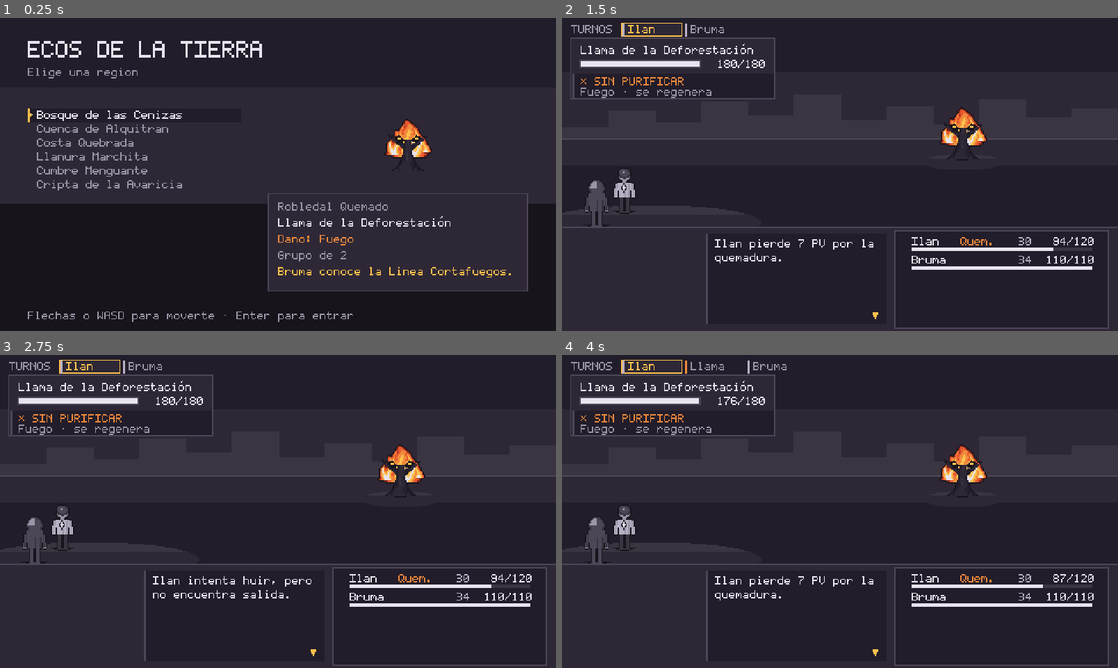
Above: before the commit, frames 1-4 (two rows, left to right).
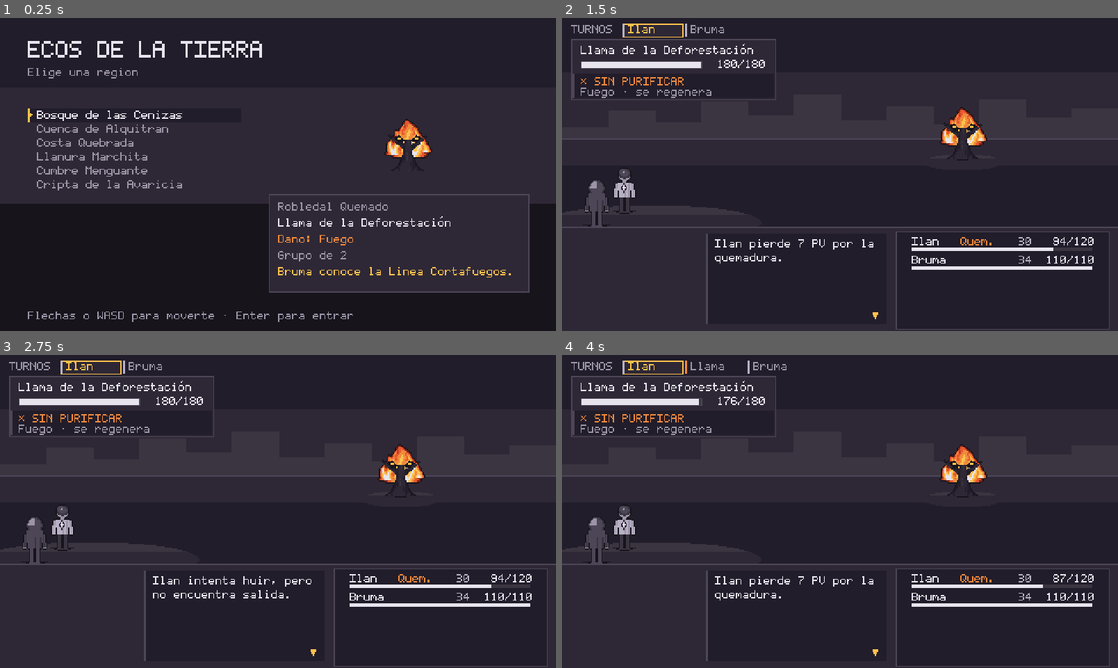
Above: after the commit, the same moments.

Repository: diarpicu2022-commits/ecos-de-la-tierra
Game: Godot game, scene res://scenes/main.tscn
Two runs of this game, one before a commit and one after it. Both use one fixed random seed, a clock stepped at 60 frames per second and the inputs below.
Inputs (mouse positions are in pixels of both pictures, inside the frame that each line leads up to):
- Up to frame 1 (0.25 s): no input
- Up to frame 2 (1.5 s): tap Enter (confirm) at 0.5, 1.35 s; move the mouse to (962, 158) at 0.52 s; hold W (move_up) 0.53-1.28 s; hold Enter (confirm) 0.53-1.28 s; click (962, 158) at 0.67 s; move the mouse to (728, 190) at 1.27 s; hold S (move_down) from 1.28 s (still down)
- Up to frame 3 (2.75 s): tap Enter (confirm) at 2 s; move the mouse to (333, 442) at 2.02 s; release S (move_down) at 2.03 s; hold W (move_up) from 2.03 s (still down); hold Enter (confirm) from 2.03 s (still down)
- Up to frame 4 (4 s): move the mouse to (812, 574) at 2.77 s; release Enter (confirm) at 2.78 s; tap Enter (confirm) at 2.85, 3.5 s; click (812, 574) at 2.92 s; move the mouse to (1006, 558) at 3.52 s; release W (move_up) at 3.53 s; hold S (move_down) from 3.53 s (still down); hold Enter (confirm) from 3.53 s (still down)

The runs differ from the first frame. In frame 1, 0.9% of the frame differs, in the area x 48-96%, y 56-88%; in frame 2, 2.0%, in the area x 1-99%, y 1-100%; in frame 3, 2.0%; in frame 4, 2.0%.

Commit message:
Firma el contrato «Vereda» y añade los tokens del mundo
Fases 1 a 4 del anexo de exploración y el paso 1 de la fase 5. La exploración
estaba expresamente fuera del contrato de la batalla, así que abre contrato
propio, heredando la identidad «Ceniza y Brasa».

Dirección elegida por el usuario: mundo contiguo con cámara viva, encuentros
visibles en el mapa y purificación que abre paso y devuelve fauna. Con cámara
libre el encuadre lo decide el jugador, así que la señalización del daño tiene
que leerse en cualquier recorte: sube a cláusula del contrato, no queda como
nota al pie.

Tres decisiones que salen de la investigación y no de la preferencia:

- Caminar no se anima. Es la acción de teclado más repetida del juego y
  amortiguarla la vuelve lenta. El techo de 300 ms del contrato de batalla es
  para eventos, no para movimiento continuo.
- Las velocidades son parte del contrato: 60 y 120 px/s dan 1 y 2 píxeles por
  cuadro a 60 Hz, así que la cámara puede redondearse a píxel entero sin
  tirones y se evita el SubViewport, cuyo coste es uno por capa de parallax.
- Camera2D no tiene ajuste a píxel en Godot 4: el viejo Enable Pixel Snap se
  partió en dos claves de proyecto, apagadas por defecto. Se activan.

Enmienda 1, autorizada: nueve tokens de terreno en tres rampas con techo de
saturación 0,22, muy por debajo de brasa y de vital, así que la regla del
acento único queda intacta. Los valores salen de una búsqueda con cuatro
restricciones simultáneas, no de apreciación visual, y el anexo registra lo
que no se alcanzó: la separación entre materiales queda en dE 9,2 y no en los
12 de margen que me había fijado, porque exigir que el verde se lea sobre el
follaje obliga a oscurecerlo. Se priorizó el verde, que es el que carga el
mensaje del juego, y el contorno y la silueta tienen que acompañar al color.

Verificado con Godot 4.7.2: el proyecto carga, design_tokens.gd compila y
verify_usability.tscn sigue dando 16 de 16.

Diff:
--- a/project.godot
+++ b/project.godot
@@ -77,5 +77,10 @@
 [rendering]
 
 textures/canvas_textures/default_texture_filter=0
+; Godot 4 quitó el viejo "Enable Pixel Snap" de la 3.x y lo partió en estas
+; dos claves, apagadas por defecto. Camera2D no tiene ajuste a píxel propio:
+; sin esto, la cámara del mundo dibuja en subpíxel y rompe la rejilla.
+2d/snap/snap_2d_transforms_to_pixel=true
+2d/snap/snap_2d_vertices_to_pixel=true
 renderer/rendering_method="gl_compatibility"
 renderer/rendering_method.mobile="gl_compatibility"
--- a/src/ui/design_tokens.gd
+++ b/src/ui/design_tokens.gd
@@ -135,3 +135,105 @@
 ## estado final en lugar de recorrerlo.
 static func duration(seconds: float) -> float:
 	return 0.0 if reduced_motion else seconds
+
+
+# ---------------------------------------------------------------------------
+# Mundo — contrato «Vereda», bloqueado el 2026-09-14 en
+# docs/ux/anexos/2026-09-14-exploracion-top-down.md
+#
+# Enmienda 1 de aquel contrato, autorizada por el usuario: la paleta de
+# «Ceniza y Brasa» tiene ocho grises de un mismo violeta apagado, y en vista
+# cenital suelo, agua y follaje colapsan en una sola masa. Se añaden tres
+# rampas de material con techo de saturación 0,22 en HSV, muy por debajo de
+# brasa (0,80) y de vital (0,70): el mundo sigue apagado y la regla del acento
+# único no se toca.
+#
+# Los nueve valores no se eligieron a ojo. Salen de una búsqueda que exige, a
+# la vez: saturación <= 0,22; el verde de purificación y la brasa legibles
+# sobre cualquier terreno (3:1, mínimo gráfico de WCAG 1.4.11); separación
+# perceptual dentro de una misma rampa >= 7 de dE, que es sombreado del mismo
+# material; y separación contra los grises que tocan el terreno.
+#
+# Lo que NO se consiguió, y se dice: la separación entre materiales distintos
+# queda en dE 9,2, no en los 12 que me había fijado como margen. Nueve tonos no
+# caben con esa holgura en un rango de valor tan estrecho, y al forzar que el
+# verde se lea sobre el follaje hubo que oscurecerlo, lo que apretó todavía
+# más. dE 9,2 sigue siendo unas cuatro veces el mínimo perceptible y basta para
+# áreas planas contiguas, pero el color no puede cargar solo con distinguir
+# materiales: el contorno y la silueta del contrato tienen que acompañar.
+# ---------------------------------------------------------------------------
+
+## Suelo. Matiz 24°, el extremo cálido de la tierra removida.
+const SOIL_700 := Color("#403732")  ## Tierra en sombra.
+const SOIL_500 := Color("#594d46")  ## Tierra, tono base.
+const SOIL_300 := Color("#73645a")  ## Camino pisado y borde iluminado.
+
+## Agua. Matiz 196°, frío. Es la rampa más oscura de las tres: el agua de
+## Solmira está enferma y no refleja cielo.
+const WATER_700 := Color("#1e2426")  ## Fondo y agua profunda.
+const WATER_500 := Color("#364145")  ## Agua, tono base.
+const WATER_300 := Color("#4e5e63")  ## Orilla y reflejo.
+
+## Follaje sin purificar. Matiz 68°, oliva sucio. No es verde: el verde de este
+## juego tiene un solo significado y no se gasta en decorado.
+const FLORA_700 := Color("#434536")  ## Follaje en sombra.
+const FLORA_500 := Color("#575946")  ## Follaje, tono base.
+const FLORA_300 := Color("#6a6e56")  ## Hoja iluminada.
+
+## Techo de saturación de todo token de mundo que se añada en el futuro.
+## Superarlo rompe la regla del acento único, porque empieza a competir con la
+## brasa y con el verde.
+const WORLD_SATURATION_CEILING := 0.22
+
+
+# --- Lenguaje del entorno --------------------------------------------------
+# Se declara una vez y no se contradice. Lo que responde lleva contorno sólido
+# y es más claro que su fondo; el decorado no lleva contorno y es más oscuro.
+
+const WORLD_OUTLINE_INTERACTIVE := ASH_050  ## Contorno de lo que responde.
+const WORLD_PURIFIED := VITAL_500           ## Follaje y agua ya purificados.
+const WORLD_PURIFIED_SHADOW := VITAL_700    ## Su sombra de 1 px.
+
+
+# --- Rejilla ---------------------------------------------------------------
+
+const TILE_SIZE := 16
+
+## El mapa es mayor que el viewport, así que los tiles cortados en el borde de
+## la pantalla son el comportamiento normal del scroll, no un defecto.
+
+
+# --- Cámara ----------------------------------------------------------------
+# Zona muerta medida, no estimada: sale del devlog de *Odd Verdure*, que la
+# amplió de 28 px a 48 px de alto entre la jam y la publicación.
+
+const CAMERA_DEADZONE_WIDTH := 28
+const CAMERA_DEADZONE_HEIGHT := 48
+
+## El personaje va sesgado hacia el borde inferior de la zona muerta: en vista
+## cenital importa más ver hacia dónde se va que de dónde se viene.
+const CAMERA_BIAS_DOWN := 12
+
+## Anticipación en la dirección del avance, tope del devlog citado.
+const CAMERA_LOOKAHEAD := 30
+
+
+# --- Velocidades -----------------------------------------------------------
+# No son números de gusto: son la razón por la que la cámara puede redondearse
+# a píxel entero sin tirones. A 60 Hz dan un número entero de píxeles por
+# cuadro, así que no hay fracción que redondear. Cualquier velocidad nueva debe
+# ser múltiplo de 60 px/s o rompe el trato.
+
+const WALK_SPEED := 60.0   ## 1 píxel por cuadro.
+const RUN_SPEED := 120.0   ## 2 píxeles por cuadro.
+
+## Caminar NO se anima. Es la acción de teclado más repetida del juego, y
+## amortiguarla la vuelve lenta. El techo de 300 ms del contrato de batalla es
+## para eventos —purificar, entrar en combate, abrir un diálogo—, no un permiso
+## para suavizar movimiento continuo.
+
+
+# --- Duraciones del mundo --------------------------------------------------
+
+const DUR_PLACE_LABEL := 0.16  ## Rótulo del lugar: entra y se va.
+const DUR_ZONE_FADE := 0.12    ## Medio fundido. Cruzar una zona son dos.
Not shown, changed: docs/plan-de-trabajo.md
Not shown, added: docs/ux/anexos/2026-09-14-exploracion-top-down.md
